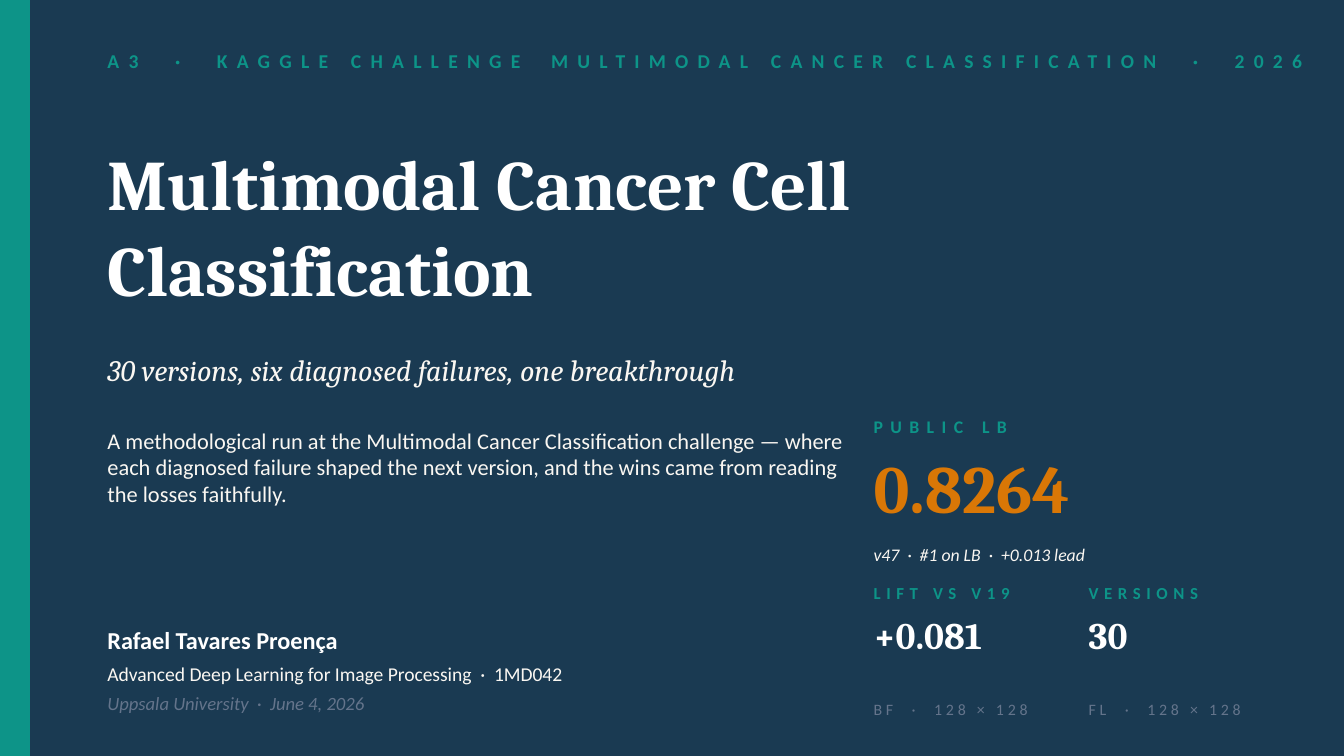
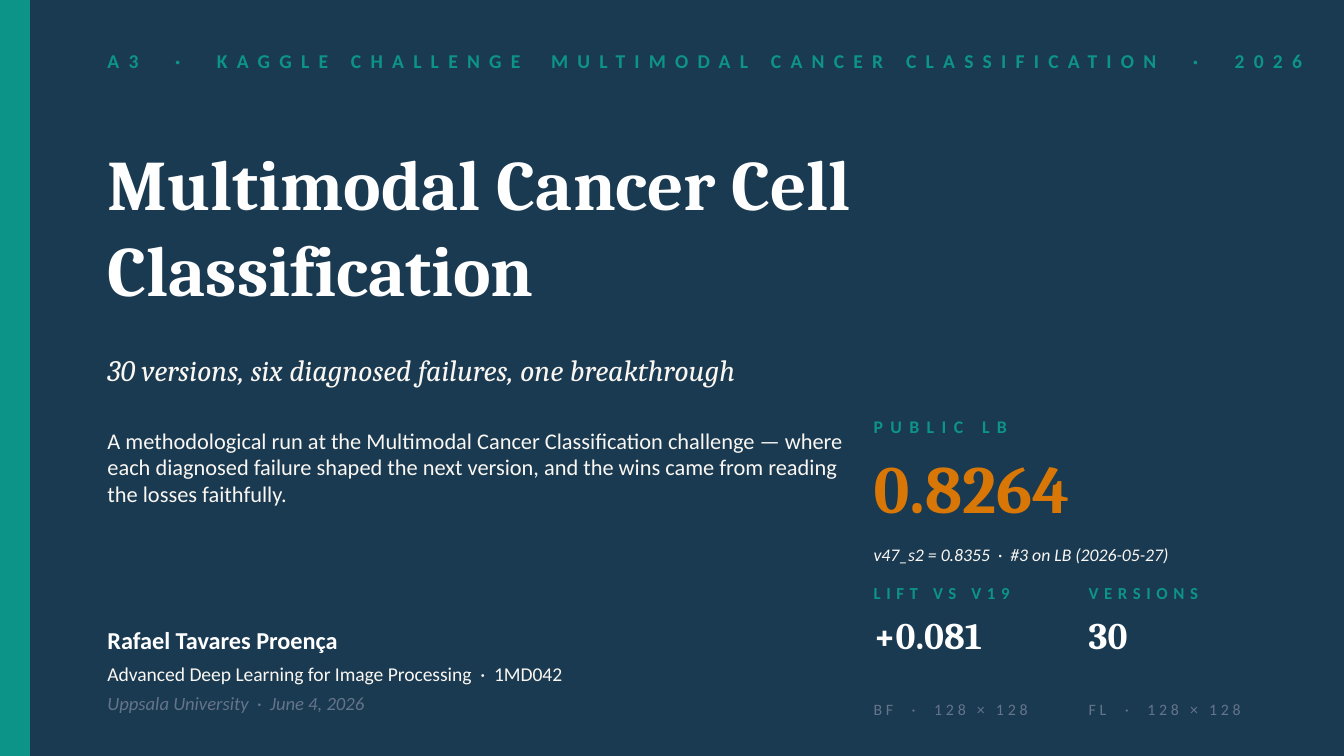
Before and after one commit to rafallex/multimodal-microscopy-distillation, a slide deck: slide 1 of presentation/A3_cancer_challenge_claude.pptx. Drawn at 1344x756 pixels with LibreOffice and Linux fonts; fonts in the diff are those of the drawing. Boxes give left, top, right and bottom in pixels: in the first picture for what was removed or moved away, otherwise in the second. Text is boxed around its words. In the diff, an @@ line names an element or a change of style, - is before the commit and + after.

```diff
--- a/presentation/A3_cancer_challenge_claude.pptx
+++ b/presentation/A3_cancer_challenge_claude.pptx
@@ text at [874, 548, 1168, 564]: text changed @@
-v47 · #1 on LB · +0.013 lead
+v47_s2 = 0.8355 · #3 on LB (2026-05-27)
```
Also in this commit, not shown: 10 other files.
